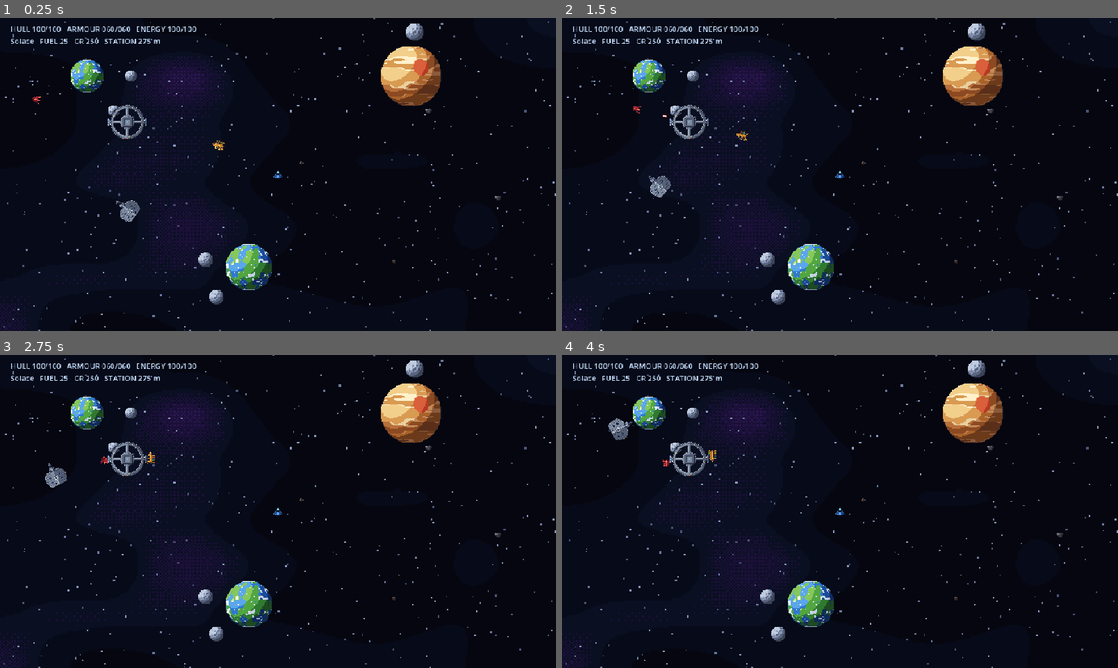
Above: before the commit, frames 1-4 (two rows, left to right).
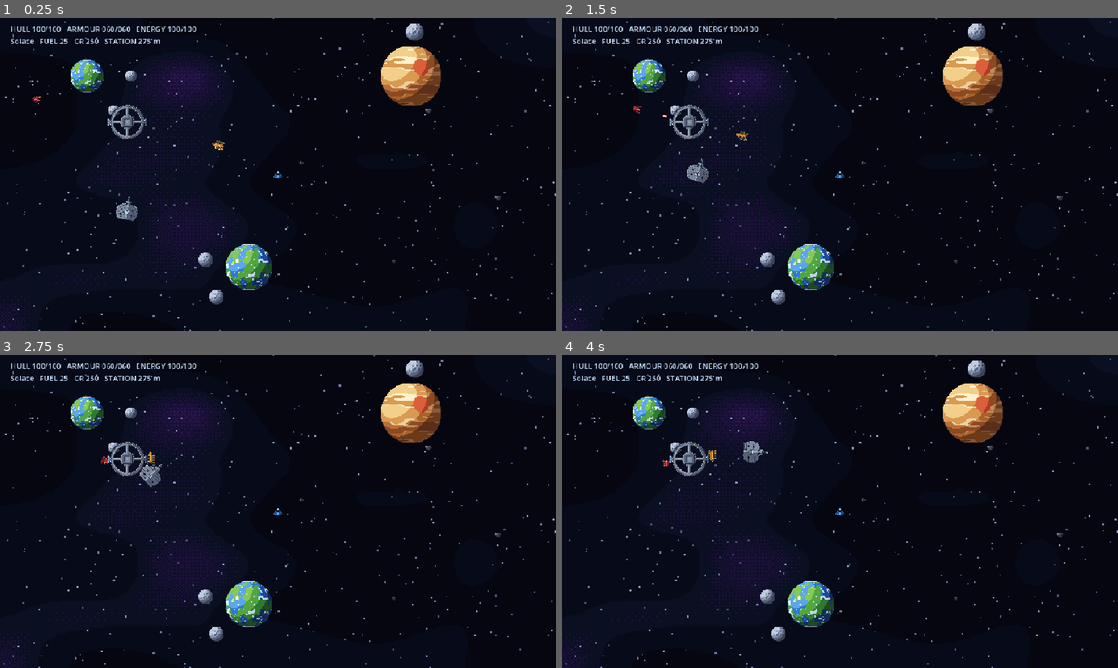
Above: after the commit, the same moments.

Repository: DARTVADER1-DROID/Star-Forge
Game: Godot game, scene res://scenes/main.tscn
Same seed, same stepped clock (60 frames per second), same inputs: the game is played once before the commit and once after it.
Inputs (mouse positions are in pixels of both pictures, inside the frame that each line leads up to):
- Up to frame 1 (0.25 s): no input
- Up to frame 2 (1.5 s): move the mouse to (962, 158) at 0.52 s; click (962, 158) at 0.67 s; drag from (728, 190) to (634, 108) at 1.27 s
- Up to frame 3 (2.75 s): move the mouse to (333, 442) at 2.02 s; click (333, 442) at 2.17 s
- Up to frame 4 (4 s): drag from (812, 574) to (673, 464) at 2.77 s; move the mouse to (1006, 558) at 3.52 s; click (1006, 558) at 3.67 s

The runs differ from the first frame. In frame 1, 0.2% of the frame differs, in the area x 20-26%, y 56-66%; in frame 2, 0.4%; in frame 3, 0.4%, in the area x 8-30%, y 34-43%; in frame 4, 0.4%.

Commit message:
Add complete source art manifest and asset validation

Diff:
--- /dev/null
+++ b/assets/asset_manifest.json
@@ -0,0 +1,510 @@
+{
+  "schema_version": 1,
+  "asset_count": 126,
+  "assets": [
+    {
+      "path": "assets/asteroids/asteroid_large_01.png",
+      "category": "asteroids"
+    },
+    {
+      "path": "assets/asteroids/asteroid_large_02.png",
+      "category": "asteroids"
+    },
+    {
+      "path": "assets/asteroids/asteroid_large_03.png",
+      "category": "asteroids"
+    },
+    {
+      "path": "assets/asteroids/asteroid_large_04.png",
+      "category": "asteroids"
+    },
+    {
+      "path": "assets/asteroids/asteroid_ore_32.png",
+      "category": "asteroids"
+    },
+    {
+      "path": "assets/asteroids/asteroid_small_01.png",
+      "category": "asteroids"
+    },
+    {
+      "path": "assets/asteroids/asteroid_small_02.png",
+      "category": "asteroids"
+    },
+    {
+      "path": "assets/asteroids/asteroid_small_03.png",
+      "category": "asteroids"
+    },
+    {
+      "path": "assets/asteroids/wreckage_large.png",
+      "category": "asteroids"
+    },
+    {
+      "path": "assets/asteroids/wreckage_medium.png",
+      "category": "asteroids"
+    },
+    {
+      "path": "assets/asteroids/wreckage_small.png",
+      "category": "asteroids"
+    },
+    {
+      "path": "assets/backgrounds/bg_nebula_320x180.png",
+      "category": "backgrounds"
+    },
+    {
+      "path": "assets/backgrounds/stars_far_128.png",
+      "category": "backgrounds"
+    },
+    {
+      "path": "assets/backgrounds/stars_mid_128.png",
+      "category": "backgrounds"
+    },
+    {
+      "path": "assets/backgrounds/stars_near_128.png",
+      "category": "backgrounds"
+    },
+    {
+      "path": "assets/effects/damage_fire.png",
+      "category": "effects"
+    },
+    {
+      "path": "assets/effects/damage_smoke.png",
+      "category": "effects"
+    },
+    {
+      "path": "assets/effects/exhaust_blue.png",
+      "category": "effects"
+    },
+    {
+      "path": "assets/effects/exhaust_large_blue.png",
+      "category": "effects"
+    },
+    {
+      "path": "assets/effects/exhaust_orange.png",
+      "category": "effects"
+    },
+    {
+      "path": "assets/effects/exhaust_red.png",
+      "category": "effects"
+    },
+    {
+      "path": "assets/effects/explosion_large.png",
+      "category": "effects"
+    },
+    {
+      "path": "assets/effects/explosion_small.png",
+      "category": "effects"
+    },
+    {
+      "path": "assets/effects/frames/damage_fire/damage_fire_00.png",
+      "category": "effects"
+    },
+    {
+      "path": "assets/effects/frames/damage_fire/damage_fire_01.png",
+      "category": "effects"
+    },
+    {
+      "path": "assets/effects/frames/damage_fire/damage_fire_02.png",
+      "category": "effects"
+    },
+    {
+      "path": "assets/effects/frames/damage_fire/damage_fire_03.png",
+      "category": "effects"
+    },
+    {
+      "path": "assets/effects/frames/damage_smoke/damage_smoke_00.png",
+      "category": "effects"
+    },
+    {
+      "path": "assets/effects/frames/damage_smoke/damage_smoke_01.png",
+      "category": "effects"
+    },
+    {
+      "path": "assets/effects/frames/damage_smoke/damage_smoke_02.png",
+      "category": "effects"
+    },
+    {
+      "path": "assets/effects/frames/damage_smoke/damage_smoke_03.png",
+      "category": "effects"
+    },
+    {
+      "path": "assets/effects/frames/exhaust_blue/exhaust_blue_00.png",
+      "category": "effects"
+    },
+    {
+      "path": "assets/effects/frames/exhaust_blue/exhaust_blue_01.png",
+      "category": "effects"
+    },
+    {
+      "path": "assets/effects/frames/exhaust_blue/exhaust_blue_02.png",
+      "category": "effects"
+    },
+    {
+      "path": "assets/effects/frames/exhaust_blue/exhaust_blue_03.png",
+      "category": "effects"
+    },
+    {
+      "path": "assets/effects/frames/exhaust_large_blue/exhaust_large_blue_00.png",
+      "category": "effects"
+    },
+    {
+      "path": "assets/effects/frames/exhaust_large_blue/exhaust_large_blue_01.png",
+      "category": "effects"
+    },
+    {
+      "path": "assets/effects/frames/exhaust_large_blue/exhaust_large_blue_02.png",
+      "category": "effects"
+    },
+    {
+      "path": "assets/effects/frames/exhaust_large_blue/exhaust_large_blue_03.png",
+      "category": "effects"
+    },
+    {
+      "path": "assets/effects/frames/exhaust_orange/exhaust_orange_00.png",
+      "category": "effects"
+    },
+    {
+      "path": "assets/effects/frames/exhaust_orange/exhaust_orange_01.png",
+      "category": "effects"
+    },
+    {
+      "path": "assets/effects/frames/exhaust_orange/exhaust_orange_02.png",
+      "category": "effects"
+    },
+    {
+      "path": "assets/effects/frames/exhaust_orange/exhaust_orange_03.png",
+      "category": "effects"
+    },
+    {
+      "path": "assets/effects/frames/exhaust_red/exhaust_red_00.png",
+      "category": "effects"
+    },
+    {
+      "path": "assets/effects/frames/exhaust_red/exhaust_red_01.png",
+      "category": "effects"
+    },
+    {
+      "path": "assets/effects/frames/exhaust_red/exhaust_red_02.png",
+      "category": "effects"
+    },
+    {
+      "path": "assets/effects/frames/exhaust_red/exhaust_red_03.png",
+      "category": "effects"
+    },
+    {
+      "path": "assets/effects/frames/explosion_large/explosion_large_00.png",
+      "category": "effects"
+    },
+    {
+      "path": "assets/effects/frames/explosion_large/explosion_large_01.png",
+      "category": "effects"
+    },
+    {
+      "path": "assets/effects/frames/explosion_large/explosion_large_02.png",
+      "category": "effects"
+    },
+    {
+      "path": "assets/effects/frames/explosion_large/explosion_large_03.png",
+      "category": "effects"
+    },
+    {
+      "path": "assets/effects/frames/explosion_large/explosion_large_04.png",
+      "category": "effects"
+    },
+    {
+      "path": "assets/effects/frames/explosion_large/explosion_large_05.png",
+      "category": "effects"
+    },
+    {
+      "path": "assets/effects/frames/explosion_large/explosion_large_06.png",
+      "category": "effects"
+    },
+    {
+      "path": "assets/effects/frames/explosion_large/explosion_large_07.png",
+      "category": "effects"
+    },
+    {
+      "path": "assets/effects/frames/explosion_small/explosion_small_00.png",
+      "category": "effects"
+    },
+    {
+      "path": "assets/effects/frames/explosion_small/explosion_small_01.png",
+      "category": "effects"
+    },
+    {
+      "path": "assets/effects/frames/explosion_small/explosion_small_02.png",
+      "category": "effects"
+    },
+    {
+      "path": "assets/effects/frames/explosion_small/explosion_small_03.png",
+      "category": "effects"
+    },
+    {
+      "path": "assets/effects/frames/explosion_small/explosion_small_04.png",
+      "category": "effects"
+    },
+    {
+      "path": "assets/effects/frames/explosion_small/explosion_small_05.png",
+      "category": "effects"
+    },
+    {
+      "path": "assets/effects/frames/explosion_small/explosion_small_06.png",
+      "category": "effects"
+    },
+    {
+      "path": "assets/effects/frames/explosion_small/explosion_small_07.png",
+      "category": "effects"
+    },
+    {
+      "path": "assets/effects/frames/muzzle_large/muzzle_large_00.png",
+      "category": "effects"
+    },
+    {
+      "path": "assets/effects/frames/muzzle_large/muzzle_large_01.png",
+      "category": "effects"
+    },
+    {
+      "path": "assets/effects/frames/muzzle_large/muzzle_large_02.png",
+      "category": "effects"
+    },
+    {
+      "path": "assets/effects/frames/muzzle_small/muzzle_small_00.png",
+      "category": "effects"
+    },
+    {
+      "path": "assets/effects/frames/muzzle_small/muzzle_small_01.png",
+      "category": "effects"
+    },
+    {
+      "path": "assets/effects/frames/muzzle_small/muzzle_small_02.png",
+      "category": "effects"
+    },
+    {
+      "path": "assets/effects/muzzle_large.png",
+      "category": "effects"
+    },
+    {
+      "path": "assets/effects/muzzle_small.png",
+      "category": "effects"
+    },
+    {
+      "path": "assets/planets/orbit_ring_96.png",
+      "category": "planets"
+    },
+    {
+      "path": "assets/planets/planet_gas_96.png",
+      "category": "planets"
+    },
+    {
+      "path": "assets/planets/planet_moon_32.png",
+      "category": "planets"
+    },
+    {
+      "path": "assets/planets/planet_terran_64.png",
+      "category": "planets"
+    },
+    {
+      "path": "assets/planets/star_yellow_64.png",
+      "category": "planets"
+    },
+    {
+      "path": "assets/projectiles/proj_heavy_shell.png",
+      "category": "projectiles"
+    },
+    {
+      "path": "assets/projectiles/proj_laser_blue.png",
+      "category": "projectiles"
+    },
+    {
+      "path": "assets/projectiles/proj_laser_red.png",
+      "category": "projectiles"
+    },
+    {
+      "path": "assets/projectiles/proj_missile.png",
+      "category": "projectiles"
+    },
+    {
+      "path": "assets/projectiles/proj_pulse_orb.png",
+      "category": "projectiles"
+    },
+    {
+      "path": "assets/projectiles/proj_rail_slug.png",
+      "category": "projectiles"
+    },
+    {
+      "path": "assets/salvage/container_large_24.png",
+      "category": "salvage"
+    },
+    {
+      "path": "assets/salvage/salvage_container_generic.png",
+      "category": "salvage"
+    },
+    {
+      "path": "assets/salvage/salvage_equipment.png",
+      "category": "salvage"
+    },
+    {
+      "path": "assets/salvage/salvage_food.png",
+      "category": "salvage"
+    },
+    {
+      "path": "assets/salvage/salvage_fuel.png",
+      "category": "salvage"
+    },
+    {
+      "path": "assets/salvage/salvage_luxury.png",
+      "category": "salvage"
+    },
+    {
+      "path": "assets/salvage/salvage_medicine.png",
+      "category": "salvage"
+    },
+    {
+      "path": "assets/salvage/salvage_metal.png",
+      "category": "salvage"
+    },
+    {
+      "path": "assets/salvage/salvage_weapon.png",
+      "category": "salvage"
+    },
+    {
+      "path": "assets/ships/ship_cargo_hauler.png",
+      "category": "ships"
+    },
+    {
+      "path": "assets/ships/ship_civilian_transport.png",
+      "category": "ships"
+    },
+    {
+      "path": "assets/ships/ship_military_destroyer.png",
+      "category": "ships"
+    },
+    {
+      "path": "assets/ships/ship_military_frigate.png",
+      "category": "ships"
+    },
+    {
+      "path": "assets/ships/ship_pirate_interceptor.png",
+      "category": "ships"
+    },
+    {
+      "path": "assets/ships/ship_player_runner.png",
+      "category": "ships"
+    },
+    {
+      "path": "assets/stations/station_ring_hub.png",
+      "category": "stations"
+    },
+    {
+      "path": "assets/ui/ui_btn_boost_down.png",
+      "category": "ui"
+    },
+    {
+      "path": "assets/ui/ui_btn_boost_up.png",
+      "category": "ui"
+    },
+    {
+      "path": "assets/ui/ui_btn_fire_down.png",
+      "category": "ui"
+    },
+    {
+      "path": "assets/ui/ui_btn_fire_up.png",
+      "category": "ui"
+    },
+    {
+      "path": "assets/ui/ui_btn_loot_down.png",
+      "category": "ui"
+    },
+    {
+      "path": "assets/ui/ui_btn_loot_up.png",
+      "category": "ui"
+    },
+    {
+      "path": "assets/ui/ui_button_9slice_disabled.png",
+      "category": "ui"
+    },
+    {
+      "path": "assets/ui/ui_button_9slice_normal.png",
+      "category": "ui"
+    },
+    {
+      "path": "assets/ui/ui_button_9slice_pressed.png",
+      "category": "ui"
+    },
+    {
+      "path": "assets/ui/ui_icon_credits.png",
+      "category": "ui"
+    },
+    {
+      "path": "assets/ui/ui_icon_energy.png",
+      "category": "ui"
+    },
+    {
+      "path": "assets/ui/ui_icon_fuel.png",
+      "category": "ui"
+    },
+    {
+      "path": "assets/ui/ui_icon_health.png",
+      "category": "ui"
+    },
+    {
+      "path": "assets/ui/ui_icon_inventory.png",
+      "category": "ui"
+    },
+    {
+      "path": "assets/ui/ui_icon_weapon.png",
+      "category": "ui"
+    },
+    {
+      "path": "assets/ui/ui_joystick_base.png",
+      "category": "ui"
+    },
+    {
+      "path": "assets/ui/ui_joystick_knob.png",
+      "category": "ui"
+    },
+    {
+      "path": "assets/ui/ui_offscreen_arrow.png",
+      "category": "ui"
+    },
+    {
+      "path": "assets/ui/ui_panel_9slice.png",
+      "category": "ui"
+    },
+    {
+      "path": "assets/ui/ui_reticle_lock.png",
+      "category": "ui"
+    },
+    {
+      "path": "assets/ui/ui_reticle_target.png",
+      "category": "ui"
+    },
+    {
+      "path": "assets/ui/ui_selection_ring.png",
+      "category": "ui"
+    },
+    {
+      "path": "assets/weapons/wpn_heavy_cannon.png",
+      "category": "weapons"
+    },
+    {
+      "path": "assets/weapons/wpn_laser_cannon.png",
+      "category": "weapons"
+    },
+    {
+      "path": "assets/weapons/wpn_missile_launcher.png",
+      "category": "weapons"
+    },
+    {
+      "path": "assets/weapons/wpn_pulse_cannon.png",
+      "category": "weapons"
+    },
+    {
+      "path": "assets/weapons/wpn_railgun.png",
+      "category": "weapons"
+    },
+    {
+      "path": "assets/weapons/wpn_turret_autocannon.png",
+      "category": "weapons"
+    }
+  ]
+}
--- a/scripts/ui/system_map.gd
+++ b/scripts/ui/system_map.gd
@@ -88,7 +88,7 @@
             draw_arc(point,radius,0.0,TAU,32,Color(0.86,0.94,1.0,0.92),2.0)
         if selected_body == "PLANET %d" % (index+1):
             draw_arc(point,radius+8.0,0.0,TAU,32,Color(1.0,0.78,0.36,1.0),2.0)
-        draw_string(ThemeDB.fallback_font,point+Vector2(-42.0,radius+18.0),"PLANET %d" % (index+1),HORIZONTAL_ALIGNMENT_CENTER,84.0,12,Color(0.88,0.94,1.0,0.95))
+        draw_string(ThemeDB.fallback_font,point+Vector2(-110.0,radius+30.0),"PLANET %d" % (index+1),HORIZONTAL_ALIGNMENT_CENTER,220.0,28,Color(0.88,0.94,1.0,0.95))
 
     var moon_count := int(definition.get("moon_count",0))
     for moon_index in range(moon_count):
@@ -107,8 +107,12 @@
             draw_arc(moon_point,20.0,0.0,TAU,24,Color(1.0,0.78,0.36,1.0),2.0)
 
     if bool(definition.get("has_asteroids",false)):
+        var asteroid_texture := AssetLibrary.load_texture("asteroid_small_01.png")
         for asteroid_point in [Vector2(520,250),Vector2(680,420),Vector2(860,310),Vector2(740,160)]:
-            draw_circle(asteroid_point,7.0,Color(0.58,0.60,0.64,0.95))
+            if asteroid_texture != null:
+                draw_texture_rect(asteroid_texture,Rect2(asteroid_point-Vector2(10,10),Vector2(20,20)),false)
+            else:
+                draw_circle(asteroid_point,7.0,Color(0.58,0.60,0.64,0.95))
 
     var station_data: Array = definition.get("station_position",[480,270])
     var station := Vector2(float(station_data[0]),float(station_data[1]))
@@ -118,7 +122,7 @@
     else:
         draw_circle(station,20.0,Color(0.28,0.76,0.72,0.24))
         draw_arc(station,17.0,0.0,TAU,32,Color(0.42,0.94,0.84,1.0),3.0)
-    draw_string(ThemeDB.fallback_font,station+Vector2(-35.0,31.0),"STATION",HORIZONTAL_ALIGNMENT_CENTER,70.0,12,Color(0.58,0.98,0.90,1.0))
+    draw_string(ThemeDB.fallback_font,station+Vector2(-90.0,52.0),"STATION",HORIZONTAL_ALIGNMENT_CENTER,180.0,28,Color(0.58,0.98,0.90,1.0))
     draw_circle(ship_position,8.0,Color(0.46,0.86,1.0,1.0))
     draw_arc(ship_position,14.0,0.0,TAU,32,Color(0.46,0.86,1.0,0.9),2.0)
     draw_set_transform(Vector2.ZERO,0.0,Vector2.ONE)
--- a/tests/test_runner.gd
+++ b/tests/test_runner.gd
@@ -7,6 +7,7 @@
     var failures: Array[String] = []
     _test_content_database(failures)
     _test_asset_library(failures)
+    _test_asset_manifest(failures)
     _test_cargo_capacity(failures)
     _test_armour_damage(failures)
     _test_ftl_rules(failures)
@@ -37,6 +38,19 @@
         failures.append("Player ship sprite is missing from the imported asset pack.")
     if not AssetLibrary.has_asset("bg_nebula_320x180.png"):
         failures.append("Nebula background is missing from the imported asset pack.")
+
+func _test_asset_manifest(failures: Array[String]) -> void:
+    var file := FileAccess.open("res://assets/asset_manifest.json",FileAccess.READ)
+    if file == null:
+        failures.append("Asset manifest is missing.")
+        return
+    var parsed: Variant = JSON.parse_string(file.get_as_text())
+    if not parsed is Dictionary or int(parsed.get("asset_count",0)) < 100:
+        failures.append("Asset manifest should index the full source art library.")
+        return
+    for entry: Variant in parsed.get("assets",[]):
+        if not entry is Dictionary or not ResourceLoader.exists("res://"+str(entry.get("path",""))):
+            failures.append("Manifest references a missing asset: " + str(entry.get("path","invalid")))
 
 func _test_cargo_capacity(failures: Array[String]) -> void:
     GameState.inventory = {"metal":0,"fuel":0,"food":0,"medicine":0,"weapon_salvage":0}
